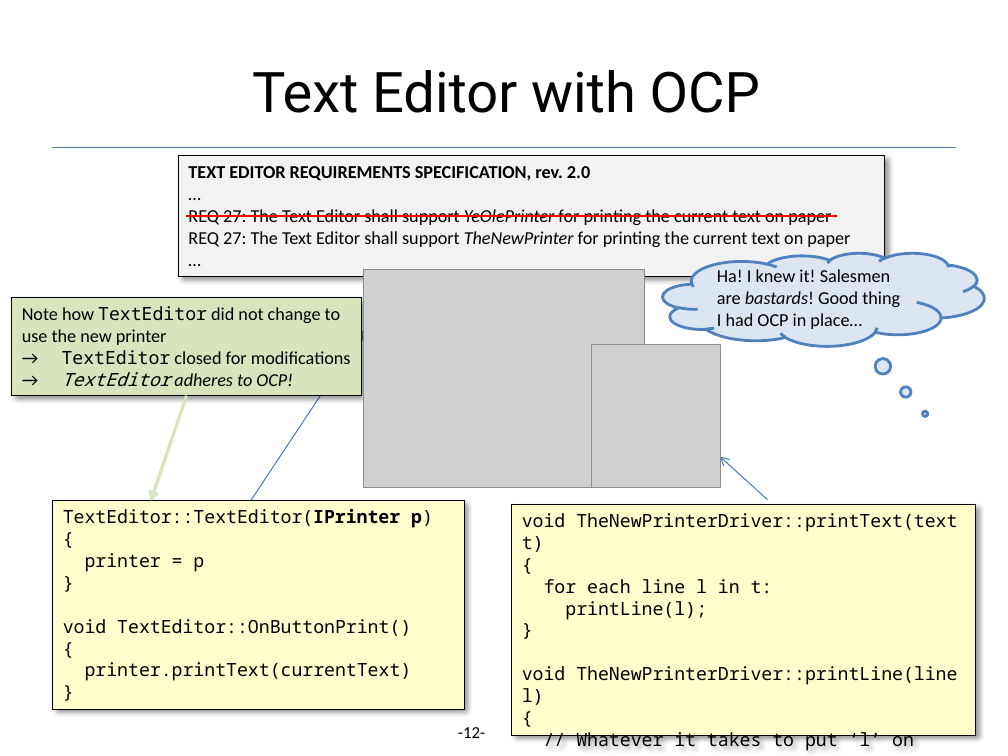
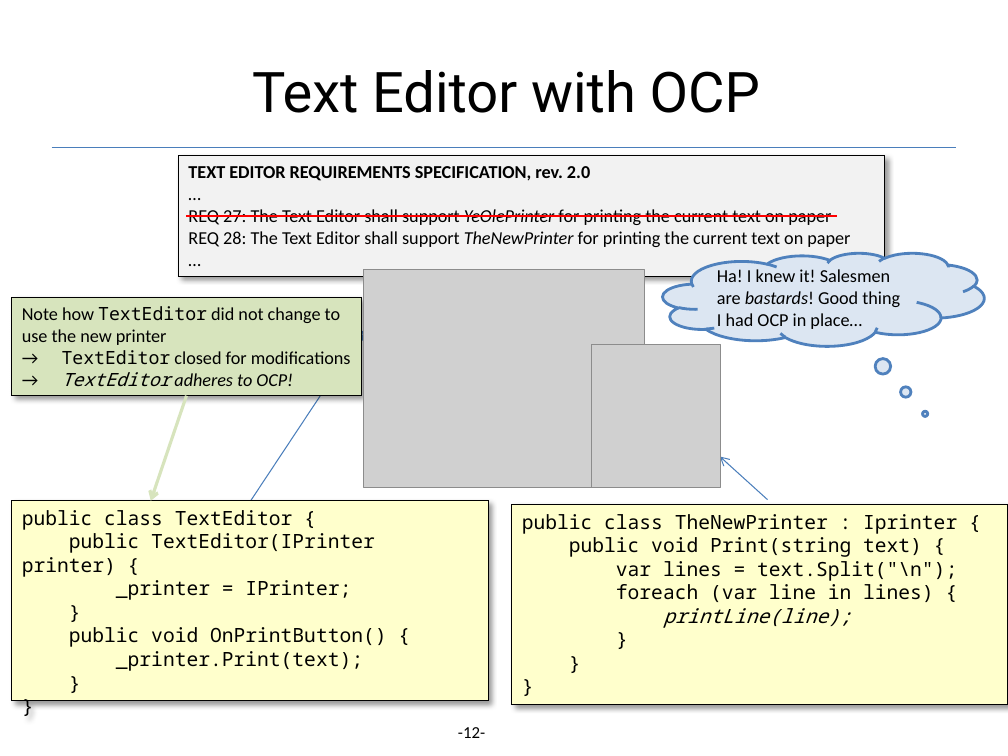
Before and after one commit to codesmurf/st3its3_teaching, a slide deck: slide 12 of 02 Strategy/OCP.pptx. Drawn at 1008x756 pixels with LibreOffice and Linux fonts; fonts in the diff are those of the drawing; grey boxes stand for pictures; background and template pictures are left out. Boxes give left, top, right and bottom in pixels: in the first picture for what was removed or moved away, otherwise in the second. Text is boxed around its words. In the diff, an @@ line names an element or a change of style, - is before the commit and + after.

```diff
--- a/02 Strategy/OCP.pptx
+++ b/02 Strategy/OCP.pptx
@@ text in rectangle at <box>188,231,850,247</box>: text changed @@
-REQ 27: The Text Editor shall support TheNewPrinter for printing the current text on paper
+REQ 28: The Text Editor shall support TheNewPrinter for printing the current text on paper
@@ rectangle "public class TextEditor { public ...": place and size @@
-rectangle "public class TextEditor { public ..." at <box>52,501,464,710</box>
+rectangle "public class TextEditor { public ..." at <box>12,501,488,702</box>
@@ rectangle "public class TheNewPrinter : Iprinter ...": place and size @@
-rectangle "public class TheNewPrinter : Iprinter ..." at <box>512,504,976,735</box>
+rectangle "public class TheNewPrinter : Iprinter ..." at <box>512,504,1008,705</box>
@@ text in rectangle at <box>22,510,387,671</box>: text changed; size 13 to 14 pt @@
-TextEditor::TextEditor(IPrinter p)
-{
-printer = p
-}
-void TextEditor::OnButtonPrint()
-{
-printer.printText(currentText)
-}
+public class TextEditor {
+public TextEditor(IPrinter printer) {
+_printer = IPrinter;
+}
+public void OnPrintButton() {
+_printer.Print(text);
+}
+}
@@ text in rectangle at <box>522,514,957,628</box>: text changed; size 13 to 14 pt @@
-void TheNewPrinterDriver::printText(text t)
-{
-for each line l in t:
-printLine(l);
-}
-void TheNewPrinterDriver::printLine(line l)
-{
-// Whatever it takes to put ‘l’ on paper
-}
+public class TheNewPrinter : Iprinter {
+public void Print(string text) {
+var lines = text.Split("\n");
+foreach (var line in lines) {
+printLine(line);
+}
+}
+}
```
Also in this commit, not shown: 3 other slides changed, 3 other files.
